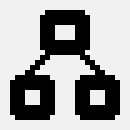
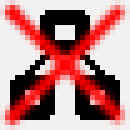
Layer changes from the first 130 × 130 image to the second:
added layer "Layer #1" above "Layer" over <box>0,0,130,130</box>
